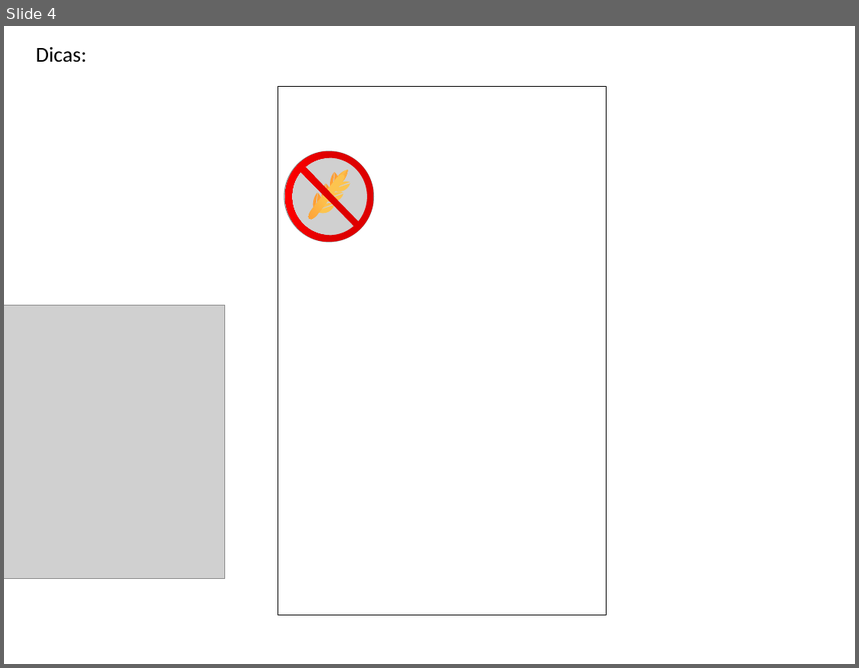
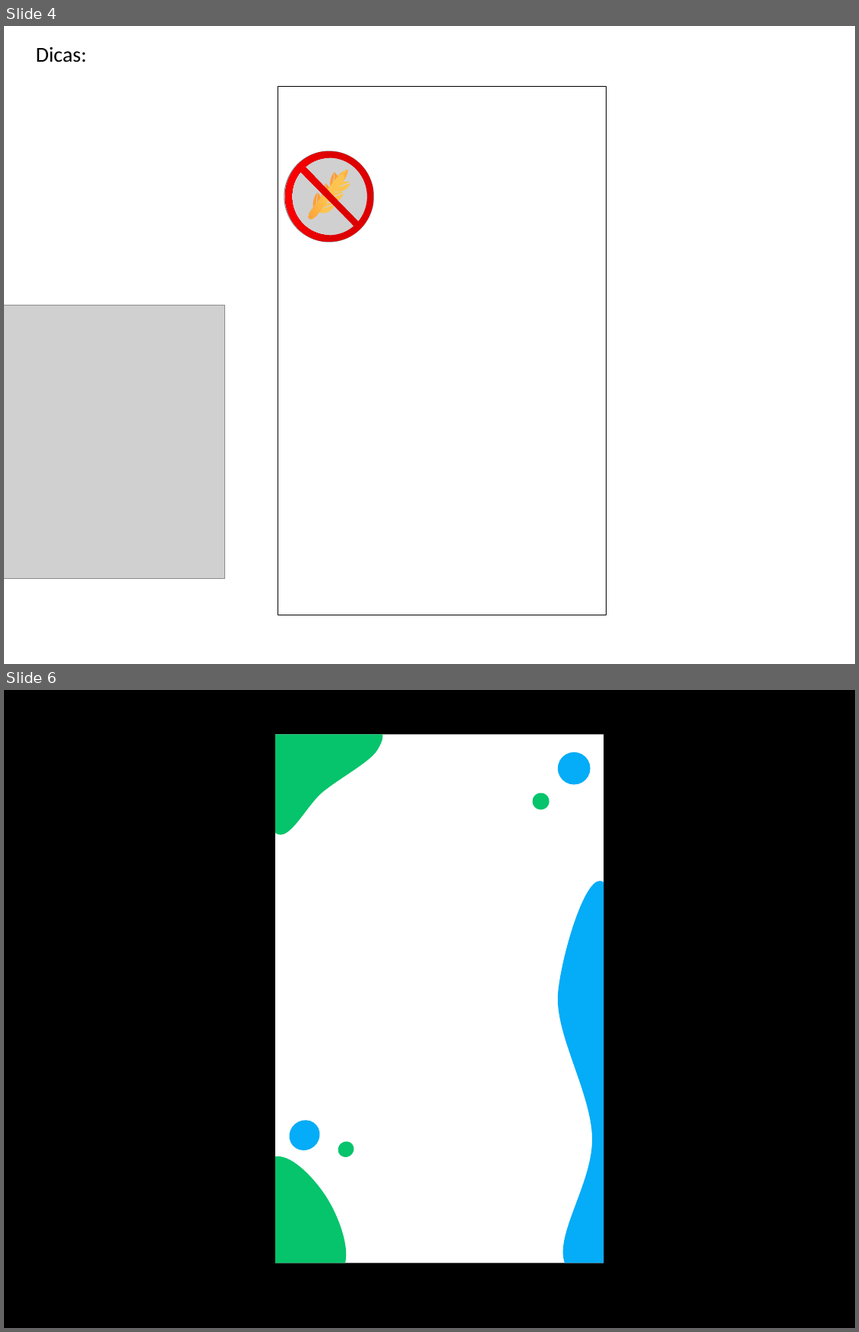
Before and after one commit to DudaElias/NewLife, a slide deck: design.pptx. Shown one above the other, each under a label of ours: slide 4 before the commit, slides 4 and 6 after it; the slides between them are not shown. The pictures are 859x668 and 859x1332 pixels, drawn with LibreOffice and Linux fonts; fonts in the diff are those of the drawing; grey boxes stand for pictures. Boxes give left, top, right and bottom in pixels: in the first picture for what was removed or moved away, otherwise in the second. Text is boxed around its words. In the diff, an @@ line names an element or a change of style, - is before the commit and + after.

```diff
--- a/design.pptx
+++ b/design.pptx
@@ slide 6 added at (x1=4, y1=690, x2=855, y2=1328), background #000000 @@
@@ rectangle added at (x1=275, y1=734, x2=604, y2=1263), fill #FFFFFF @@
@@ freeform shape added at (x1=275, y1=734, x2=382, y2=834), fill #05C46B @@
@@ ellipse added at (x1=558, y1=752, x2=591, y2=784), fill #05ACF7 @@
@@ ellipse added at (x1=533, y1=793, x2=550, y2=810), fill #05C46B @@
@@ freeform shape added at (x1=558, y1=881, x2=604, y2=1263), fill #05ACF7 @@
@@ ellipse added at (x1=283, y1=1114, x2=326, y2=1157), fill #05ACF7 @@
@@ ellipse added at (x1=335, y1=1138, x2=357, y2=1160), fill #05C46B @@
@@ freeform shape added at (x1=275, y1=1157, x2=346, y2=1263), fill #05C46B @@
```
Also in this commit, not shown: 1 slide changed, 1 other slide added.
